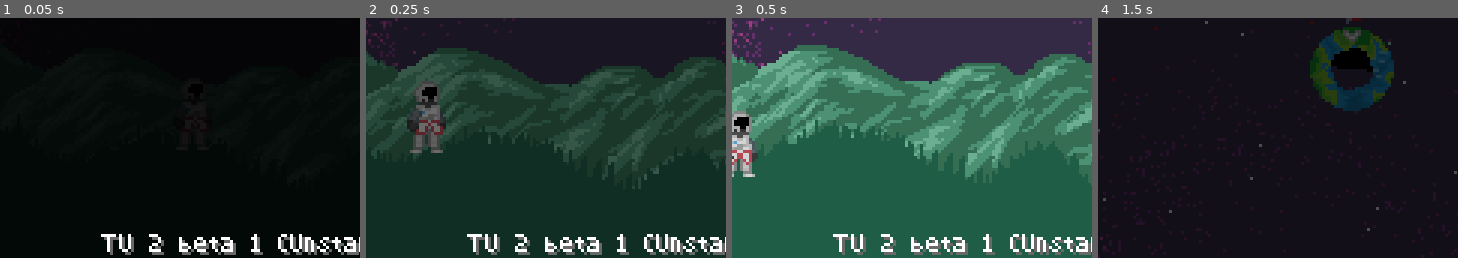
Above: before the commit, frames 1-4 (left to right).
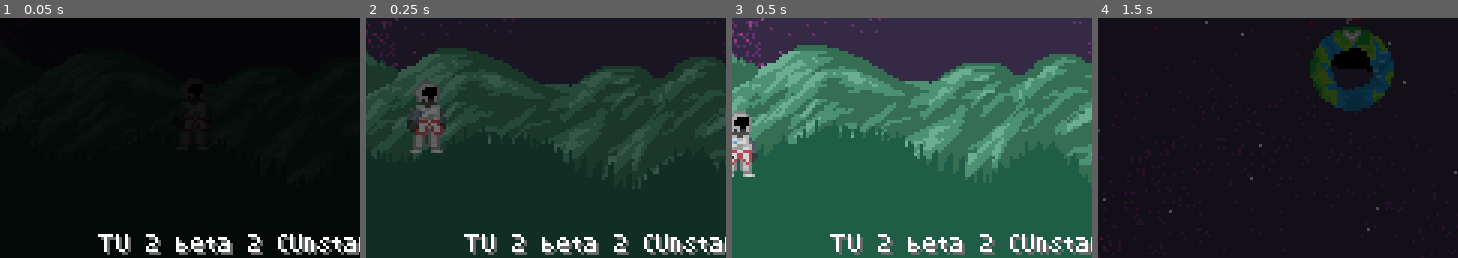
Above: after the commit, the same moments.

Repository: Stevepetoskey/TinyPixelPlanetsPublic
Game: Godot game, scene res://scenes/Main.tscn
Same seed, same stepped clock (60 frames per second), same inputs: the game is played once before the commit and once after it. This scene is started directly instead of the project's main scene.
Inputs (mouse positions are % of the whole screen's width and height, from its top left):
- Up to frame 1 (0.05 s): no input
- Up to frame 2 (0.25 s): no input
- Up to frame 3 (0.5 s): no input
- Up to frame 4 (1.5 s): click "1" at 0.5 s; click (96, 6) at 1.25 s
The pictures show only the part of the screen within x 15-65%, y 50-100%; the shares and areas given below are measured in that part.

The runs differ from the first frame. In frame 1, 1.6% of the frame differs, in the area x 27-74%, y 90-99%; in frame 2, 1.6%; in frame 3, 1.6%; in frame 4, nothing differs.

Commit message:
TU2 Beta 2

Diff:
--- a/assets/enemies/Slorg.tscn
+++ b/assets/enemies/Slorg.tscn
@@ -70,6 +70,7 @@
 [node name="HurtTimer" type="Timer" parent="."]
 
 [node name="Label" type="Label" parent="."]
+visible = false
 margin_left = -11.0
 margin_top = -6.0
 margin_right = 12.0
--- a/scenes/Main.tscn
+++ b/scenes/Main.tscn
@@ -1082,7 +1082,7 @@
 margin_top = -8.0
 custom_colors/font_color_shadow = Color( 0.415686, 0.415686, 0.415686, 1 )
 custom_fonts/font = ExtResource( 10 )
-text = "TU 2 beta 1 (Unstable)"
+text = "TU 2 beta 2 (Unstable)"
 align = 1
 
 [node name="World" type="Node2D" parent="."]
--- a/scenes/Menu.tscn
+++ b/scenes/Menu.tscn
@@ -462,7 +462,7 @@
 margin_top = -8.0
 custom_colors/font_color_shadow = Color( 0.415686, 0.415686, 0.415686, 1 )
 custom_fonts/font = ExtResource( 1 )
-text = "TU 2 beta 1 (Unstable)"
+text = "TU 2 beta 2 (Unstable)"
 align = 1
 
 [connection signal="pressed" from="Main/Buttons/Play" to="." method="_on_Play_pressed"]
--- a/scripts/Crafting.gd
+++ b/scripts/Crafting.gd
@@ -55,16 +55,17 @@
 		currentPage = 0
 		currentMenu = menu
 	if currentMenu != "null":
-		for child in $recipes.get_children():
-			child.queue_free()
-		yield(get_tree(),"idle_frame")
+		for page in $recipes.get_children():
+			for recipe in page.get_children():
+				recipe.queue_free()
 		var recipesSelect = get_available_recipes(currentMenu)
 		var loc = 0
 		for recipeID in range(recipesSelect.size()):
 			if recipeID % ITEM_PER_PAGE == 0:
-				var page = Control.new()
-				page.name = str(recipeID / ITEM_PER_PAGE)
-				$recipes.add_child(page)
+				if !$recipes.has_node(str(recipeID / ITEM_PER_PAGE)):
+					var page = Control.new()
+					page.name = str(recipeID / ITEM_PER_PAGE)
+					$recipes.add_child(page)
 				loc = 0
 			var item = CRAFT_BTN.instance()
 			item.rect_position.y = loc * 18
--- a/scripts/Global.gd
+++ b/scripts/Global.gd
@@ -1,6 +1,6 @@
 extends Node
 
-const CURRENTVER = "0.0.1"
+const CURRENTVER = "TU 2 Beta 2"
 const STABLE = false
 
 var savegame = File.new() #file
--- a/scripts/Inventory.gd
+++ b/scripts/Inventory.gd
@@ -71,9 +71,8 @@
 func update_inventory() -> void:
 	holding = false
 	holdingRef = -1
-	for child in $items.get_children():
-		child.queue_free()
-	yield(get_tree(),"idle_frame")
+
+	#Gets j and k refs
 	if !find_item(jId).empty():
 		jRef = inventory.find(find_item(jId))
 	else:
@@ -84,12 +83,19 @@
 	else:
 		kRef = -1
 		kId = 0
+
 	if !inventory.empty():
+		#clears all items
+		for page in $items.get_children():
+			for item in page.get_children():
+				item.queue_free()
+		#Sets first slot's texture
 		slot1.show()
 		slot1.get_node("Amount").text = str(inventory[0]["amount"])
 		slot1.get_node("Item").texture = world.get_item_texture(inventory[0]["id"])
+
+		#Sets J and K ref's texture
 		if jRef != -1:
-
 			jAction.get_node("Item").texture = world.get_item_texture(inventory[jRef]["id"])
 		else:
 			jAction.get_node("Item").texture = null
@@ -97,17 +103,23 @@
 			kAction.get_node("Item").texture = world.get_item_texture(inventory[kRef]["id"])
 		else:
 			kAction.get_node("Item").texture = null
-		var page0 = Control.new()
-		page0.name = "0"
-		$items.add_child(page0)
+
+		#Creates items
+		if !$items.has_node("0"):
+			var page0 = Control.new()
+			page0.name = "0"
+			$items.add_child(page0)
+
 		var loc = 0
 		var x = 0
 		var y = 0
+
 		for item in range(1,inventory.size()):
 			if (item-1) % ITEM_PER_PAGE == 0:
-				var page = Control.new()
-				page.name = str((item-1) / ITEM_PER_PAGE)
-				$items.add_child(page)
+				if !$items.has_node(str((item-1) / ITEM_PER_PAGE)):
+					var page = Control.new()
+					page.name = str((item-1) / ITEM_PER_PAGE)
+					$items.add_child(page)
 				loc = 0;x = 0;y = 0
 			var itemNode = INV_BTN.instance()
 			itemNode.rect_position = Vector2(x*50,y*16)
@@ -125,6 +137,65 @@
 		currentPage = int((inventory.size()-2) / float(ITEM_PER_PAGE))
 	update_buttons()
 	crafting.update_crafting()
+
+#func update_inventory() -> void:
+#	holding = false
+#	holdingRef = -1
+#	for child in $items.get_children():
+#		child.queue_free()
+#	if !find_item(jId).empty():
+#		jRef = inventory.find(find_item(jId))
+#	else:
+#		jRef = -1
+#		jId = 0
+#	if !find_item(kId).empty():
+#		kRef = inventory.find(find_item(kId))
+#	else:
+#		kRef = -1
+#		kId = 0
+#	if !inventory.empty():
+#		slot1.show()
+#		slot1.get_node("Amount").text = str(inventory[0]["amount"])
+#		slot1.get_node("Item").texture = world.get_item_texture(inventory[0]["id"])
+#		if jRef != -1:
+#			jAction.get_node("Item").texture = world.get_item_texture(inventory[jRef]["id"])
+#		else:
+#			jAction.get_node("Item").texture = null
+#		if kRef != -1:
+#			kAction.get_node("Item").texture = world.get_item_texture(inventory[kRef]["id"])
+#		else:
+#			kAction.get_node("Item").texture = null
+#		var page0 = Control.new()
+#		page0.name = "0"
+#		$items.add_child(page0)
+#		var loc = 0
+#		var x = 0
+#		var y = 0
+#		for item in range(1,inventory.size()):
+#			if (item-1) % ITEM_PER_PAGE == 0:
+#				var page = Control.new()
+#				page.name = str((item-1) / ITEM_PER_PAGE)
+#				$items.add_child(page)
+#				loc = 0;x = 0;y = 0
+#			var itemNode = INV_BTN.instance()
+#			itemNode.rect_position = Vector2(x*50,y*16)
+#			itemNode.loc = item
+#			itemNode.get_node("Sprite").texture = world.get_item_texture(inventory[item]["id"])
+#			itemNode.get_node("Amount").text = str(inventory[item]["amount"])
+#			$items.get_node(str(int((item-1) / float(ITEM_PER_PAGE)))).add_child(itemNode)
+#			loc += 1
+#			x += 1
+#			if x > 1:
+#				x = 0;y += 1
+#	else:
+#		slot1.hide()
+#	if currentPage > int((inventory.size()-2) / float(ITEM_PER_PAGE)):
+#		currentPage = int((inventory.size()-2) / float(ITEM_PER_PAGE))
+#	print("Item children")
+#	for child in $items.get_children():
+#		print(child.name)
+#	update_buttons()
+#	crafting.update_crafting()
 
 func update_buttons() -> void:
 	for child in $items.get_children():
--- a/scripts/World.gd
+++ b/scripts/World.gd
@@ -73,7 +73,7 @@
 	45:{"texture_loc":preload("res://textures/items/armor/top_hat.png"),"type":"armor","armor_data":{"armor_type":"helmet","def":0,"speed":0,"air_tight":false}},
 	46:{"texture_loc":preload("res://textures/items/armor/space_helmet.png"),"type":"armor","armor_data":{"armor_type":"helmet","def":0,"speed":0,"air_tight":true}},
 	47:{"texture_loc":preload("res://textures/items/armor/space_chestplate.png"),"type":"armor","armor_data":{"armor_type":"shirt","def":1,"speed":-2,"air_tight":true}},
-	48:{"texture_loc":preload("res://textures/items/armor/space_pants.png"),"type":"armor","armor_data":{"armor_type":"leggings","def":1,"speed":-1,"air_tight":true}},
+	48:{"texture_loc":preload("res://textures/items/armor/space_pants.png"),"type":"armor","armor_data":{"armor_type":"pants","def":1,"speed":-1,"air_tight":true}},
 	49:{"texture_loc":preload("res://textures/items/armor/space_shoes.png"),"type":"armor","armor_data":{"armor_type":"shoes","def":0,"speed":0,"air_tight":true}},
 	50:{"texture_loc":preload("res://textures/items/armor/red_dress.png"),"type":"armor","armor_data":{"armor_type":"shirt","def":0,"speed":0,"air_tight":false}},
 	51:{"texture_loc":preload("res://textures/items/armor/red_dress_bottom.png"),"type":"armor","armor_data":{"armor_type":"pants","def":0,"speed":-1,"air_tight":false}},
--- a/scripts/enemies/Slorg.gd
+++ b/scripts/enemies/Slorg.gd
@@ -42,7 +42,7 @@
 		elif seePlayer and !lostPlayer:
 			lostPlayer = true
 			$seeTimer.start()
-	if !$AnimatedSprite.playing:
+	if !$AnimatedSprite.playing or state == "attack":
 		match state:
 			"roam":
 				if randi()%100 == 1 or seePlayer:
@@ -66,14 +66,16 @@
 					$AnimatedSprite.play("land")
 					motion = Vector2(0,0)
 					state = "roam"
+				else:
+					state = "roam"
 		motion = move_and_slide(motion,Vector2(0,-1))
 
 
 func _on_AnimatedSprite_animation_finished():
+	$AnimatedSprite.playing = false
 	if state != "attack":
 		match $AnimatedSprite.animation:
 			"hop":
-				$AnimatedSprite.playing = false
 				var dir
 				var nextState = "jump" if position.distance_to(player.position) >= MAX_SPEED else "attack"
 				if !seePlayer:
@@ -85,8 +87,9 @@
 				state = nextState
 				if state == "attack":
 					$AnimatedSprite.play("attack")
+					motion.y -= JUMPSPEED/2.0
+					motion = move_and_slide(motion,Vector2(0,-1))
 			"land":
-				$AnimatedSprite.playing = false
 				state = "roam"
 
 func _on_seeTimer_timeout():
